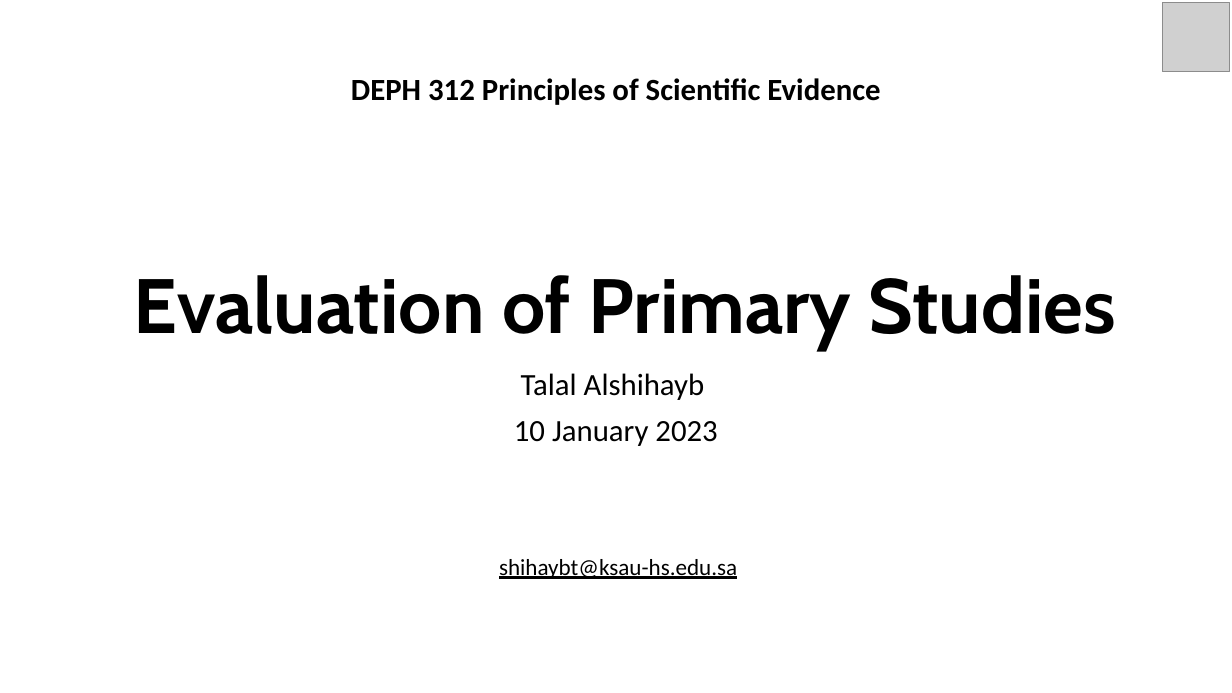
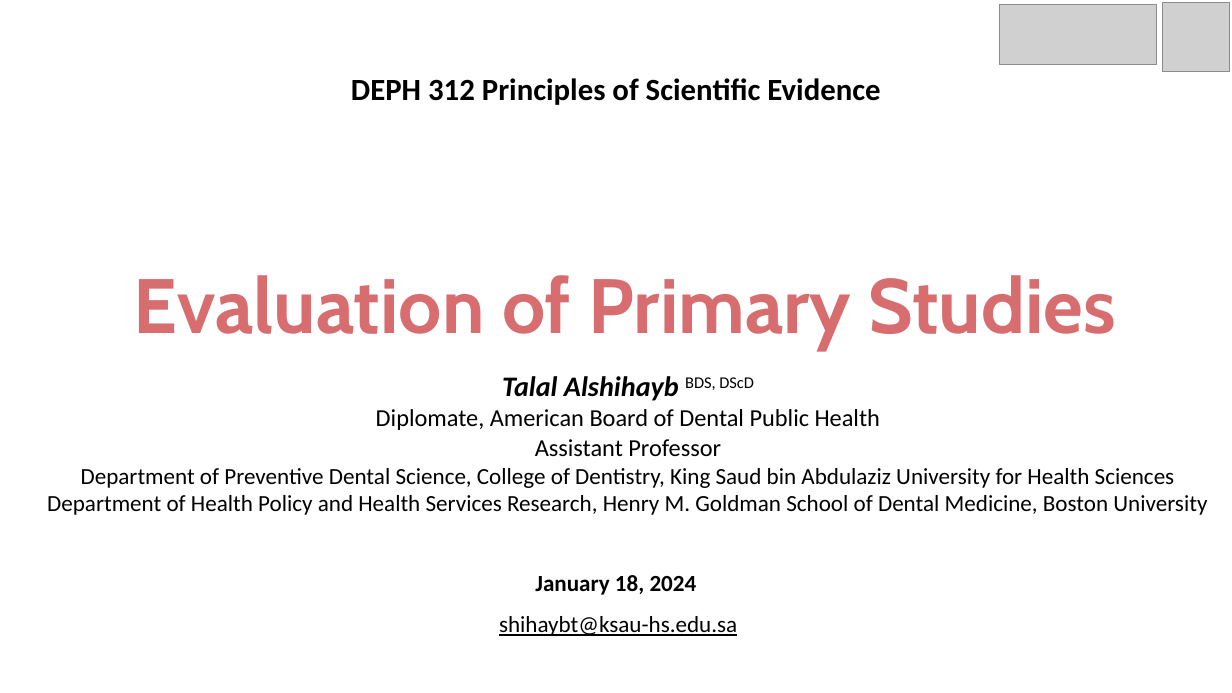
Before and after one commit to tshihayb/Principles-of-Scientific-Evidence, a slide deck: slide 1 of Lectures/DEPH 312 Lecture 12 Evaluation of Primary Studies.pptx. Drawn at 1232x693 pixels with LibreOffice and Linux fonts; fonts in the diff are those of the drawing; grey boxes stand for pictures. Boxes give left, top, right and bottom in pixels: in the first picture for what was removed or moved away, otherwise in the second. Text is boxed around its words. In the diff, an @@ line names an element or a change of style, - is before the commit and + after.

```diff
--- a/Lectures/DEPH 312 Lecture 12 Evaluation of Primary Studies.pptx
+++ b/Lectures/DEPH 312 Lecture 12 Evaluation of Primary Studies.pptx
@@ picture added at [1000,4,1157,65] @@
@@ title "Evaluation of Primary Studies" at [134,275,1116,350]: text colour #000000 to #D76D6F @@
@@ subtitle added at [47,376,1207,515], 18 pt, text #000000 @@
+Talal Alshihayb BDS, DScD
+Diplomate, American Board of Dental Public Health
+Assistant Professor
+Department of Preventive Dental Science, College of Dentistry, King Saud bin Abdulaziz University for Health Sciences
+Department of Health Policy and Health Services Research, Henry M. Goldman School of Dental Medicine, Boston University
@@ subtitle removed at [514,373,717,446] @@
-Talal Alshihayb
-10 January 2023
@@ text added at [535,575,697,595], 18 pt, text #000000, bold @@
+January 18, 2024
@@ text "shihaybt@ksau-hs.edu.sa": place and size @@
-text "shihaybt@ksau-hs.edu.sa" at [499,559,737,579]
+text "shihaybt@ksau-hs.edu.sa" at [499,616,737,636]
```
Also in this commit, not shown: 1 other slide changed, 5 other files.
